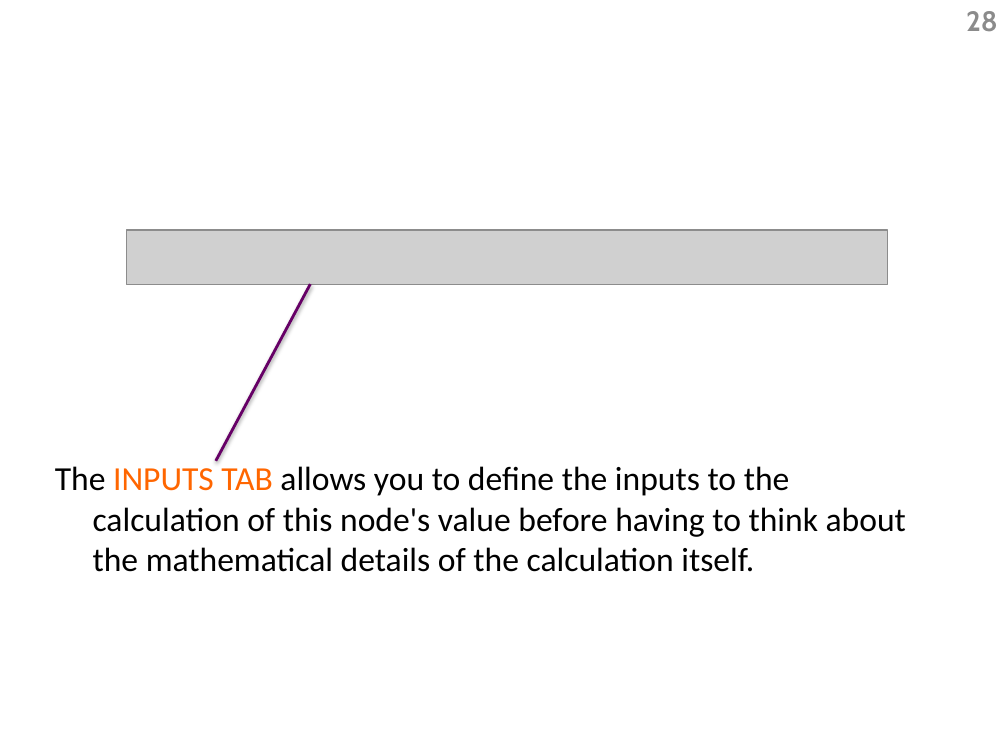
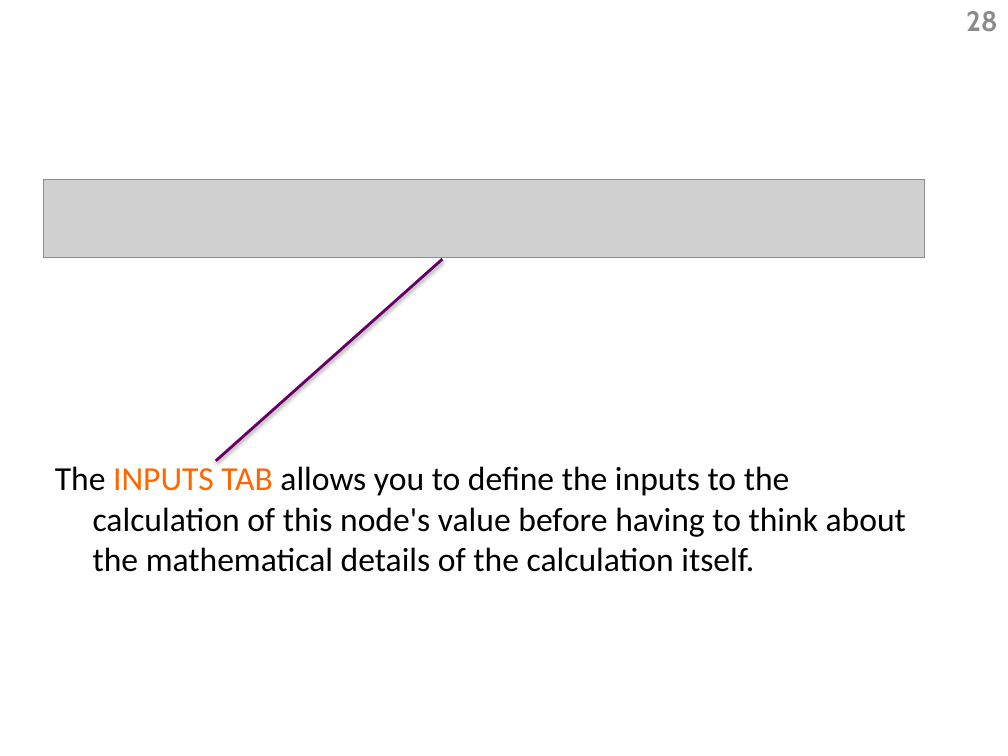
Before and after one commit to Dragoon-Lab/LaitsV3, a slide deck: slide 28 of help/InstructionTabSlides_v25.pptx. Drawn at 1008x756 pixels with LibreOffice and Linux fonts; fonts in the diff are those of the drawing; grey boxes stand for pictures. Boxes give left, top, right and bottom in pixels: in the first picture for what was removed or moved away, otherwise in the second. Text is boxed around its words. In the diff, an @@ line names an element or a change of style, - is before the commit and + after.

```diff
--- a/help/InstructionTabSlides_v25.pptx
+++ b/help/InstructionTabSlides_v25.pptx
@@ picture added at (43, 179, 924, 258) @@
@@ picture removed at (127, 230, 888, 284) @@
@@ line moved from (216, 461) - (310, 284) to (216, 461) - (443, 259) @@
```
Also in this commit, not shown: 17 other slides changed, 32 other files.
